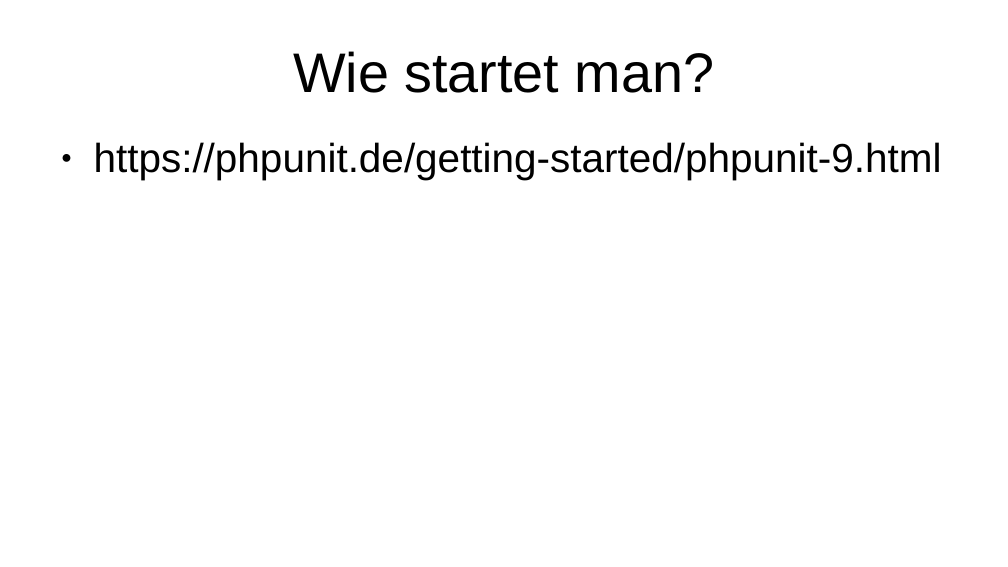
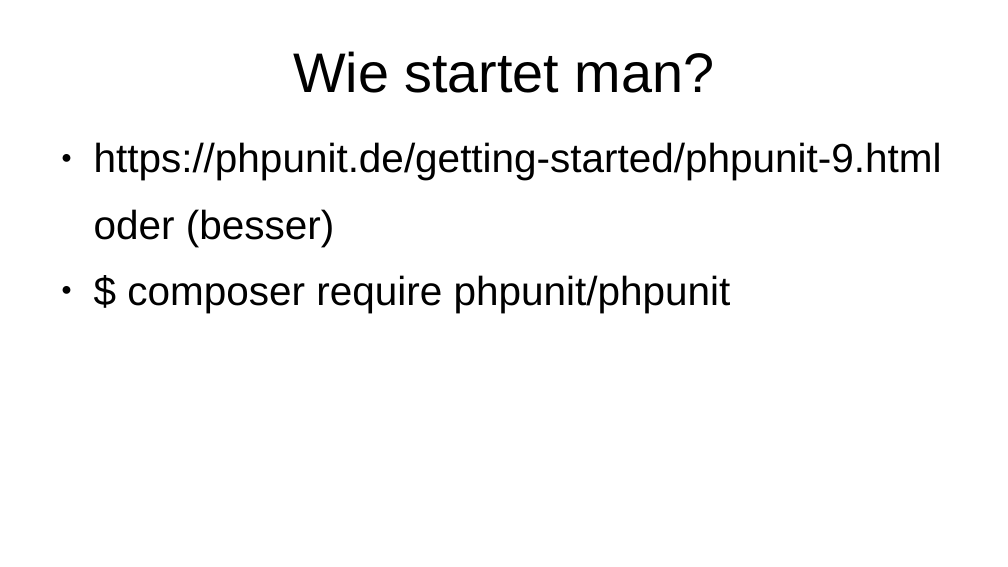
Before and after one commit to BjBue/-phpunitLevel1, a slide deck: slide 8 of phpunit.odp. Drawn at 1008x567 pixels with LibreOffice and Linux fonts; fonts in the diff are those of the drawing. Boxes give left, top, right and bottom in pixels: in the first picture for what was removed or moved away, otherwise in the second. Text is boxed around its words. In the diff, an @@ line names an element or a change of style, - is before the commit and + after.

```diff
--- a/phpunit.odp
+++ b/phpunit.odp
@@ text at <box>94,209,731,313</box>: paragraphs added @@
+oder (besser)
+● $ composer require phpunit/phpunit
```
Also in this commit, not shown: 1 other slide changed, 6 slides added.
